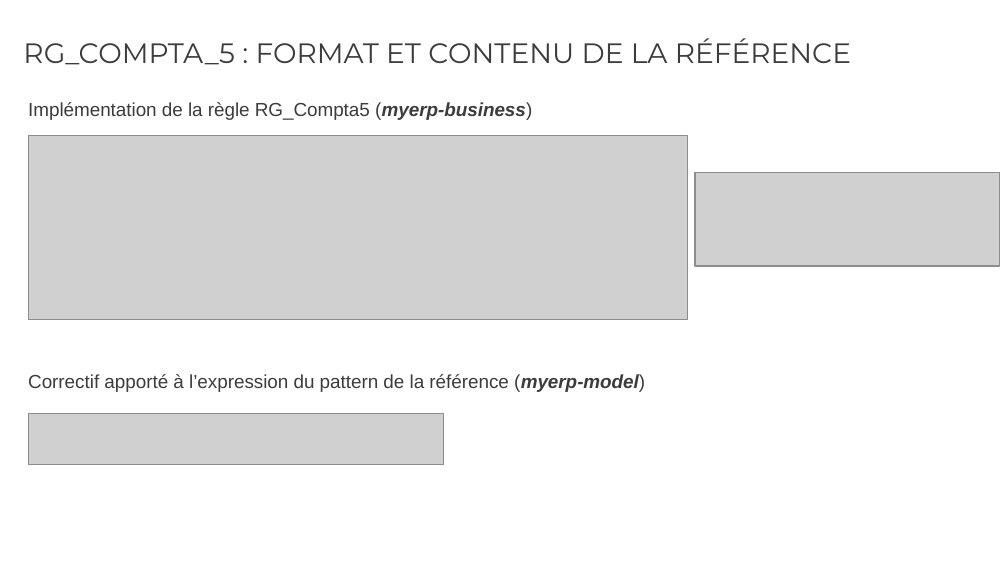
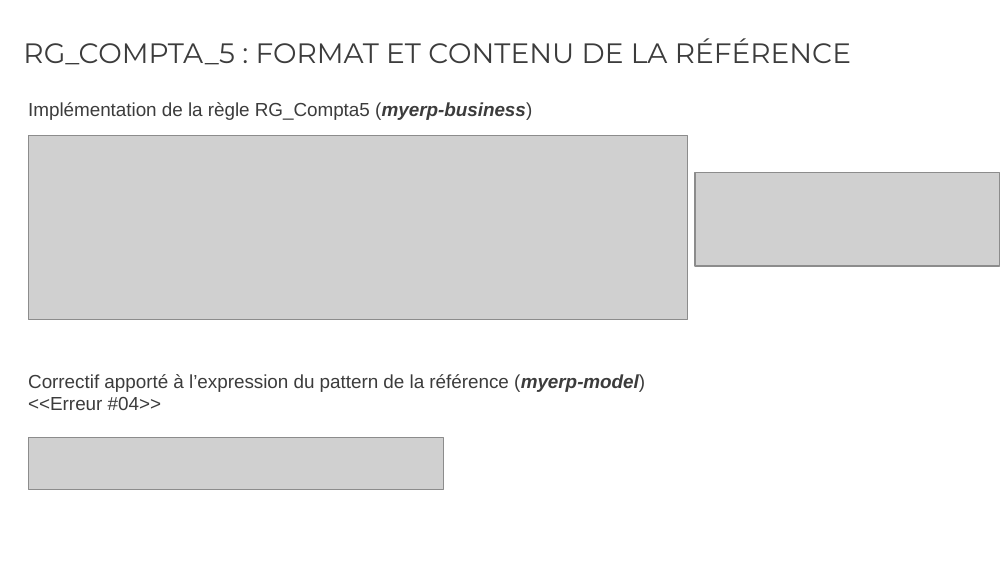
Before and after one commit to rvallet/ocp9-projetB4, a slide deck: slide 7 of doc/Présentation_OCP9_projetB4.pptx. Drawn at 1008x567 pixels with LibreOffice and Linux fonts; fonts in the diff are those of the drawing; grey boxes stand for pictures. Boxes give left, top, right and bottom in pixels: in the first picture for what was removed or moved away, otherwise in the second. Text is boxed around its words. In the diff, an @@ line names an element or a change of style, - is before the commit and + after.

```diff
--- a/doc/Présentation_OCP9_projetB4.pptx
+++ b/doc/Présentation_OCP9_projetB4.pptx
@@ text at <box>28,374,645,410</box>: text changed @@
-Correctif apporté à l’expression du pattern de la référence (myerp-model)
+Correctif apporté à l’expression du pattern de la référence (myerp-model)
+<<Erreur #04>>
@@ picture: place and size @@
-picture at <box>28,414,444,466</box>
+picture at <box>28,437,444,489</box>
```
Also in this commit, not shown: 6 other slides changed, 2 slides added, 2 other files.
